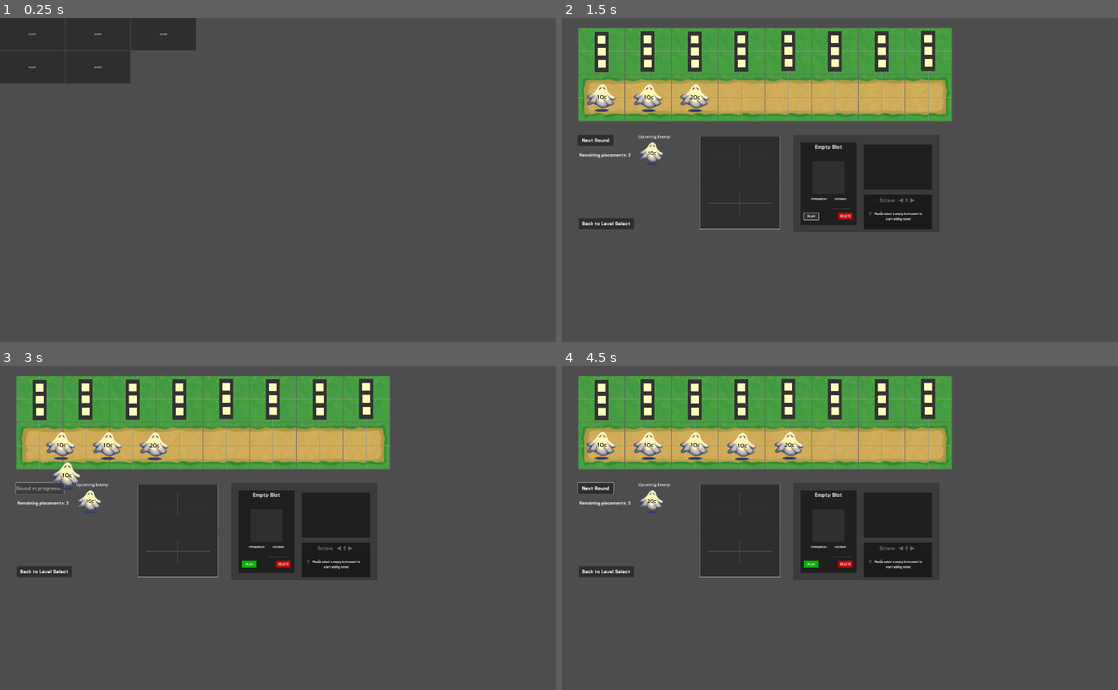
Above: before the commit, frames 1-4 (two rows, left to right).
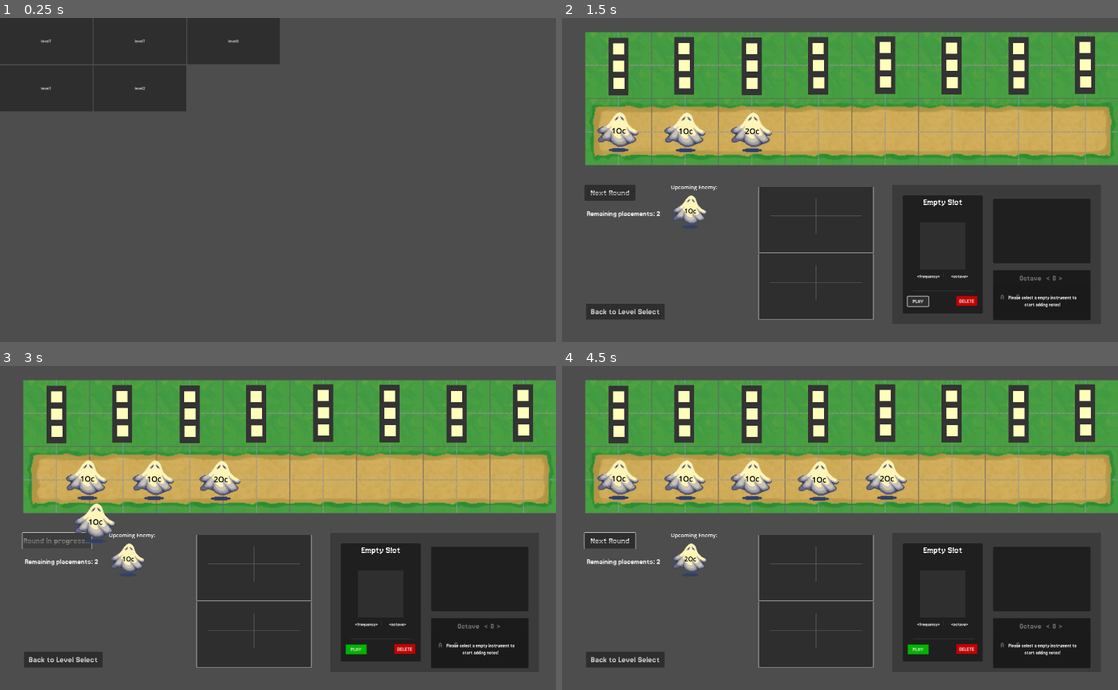
Above: after the commit, the same moments.

Repository: levyy7/Phantom-Frequencies
Game: Godot game, scene res://main_scene.tscn
Two runs of this game, one before a commit and one after it. Both use one fixed random seed, a clock stepped at 60 frames per second and the inputs below.
Inputs:
- Up to frame 1 (0.25 s): no input
- Up to frame 2 (1.5 s): click "level1" at 0.5 s; click "PLAY" at 1.25 s
- Up to frame 3 (3 s): click "PLAY" at 2 s; click "Next Round" at 2.75 s
- Up to frame 4 (4.5 s): click "Next Round" at 3.5 s; click "◀" (after the commit: "<") at 4.25 s

The runs differ from the first frame. In frame 1, 6.1% of the frame differs, in the area x 0-51%, y 0-29%; in frame 2, 58%; in frame 3, 59%; in frame 4, 59%, in the area x 2-100%, y 3-94%.

Commit message:
fix web export bugs

Diff:
--- a/project.godot
+++ b/project.godot
@@ -23,7 +23,7 @@
 
 window/size/viewport_width=2400
 window/size/viewport_height=1400
-window/stretch/scale=0.7
+window/stretch/mode="viewport"
 
 [global_group]
 
--- a/ui/TowerUI.tscn
+++ b/ui/TowerUI.tscn
@@ -178,7 +178,7 @@
 
 [node name="DownButton" type="Button" parent="PanelContainer/Panel/PanelContainer2/Tower Change Panel/OctaveContainer/OctaveControls"]
 layout_mode = 2
-text = "◀"
+text = "<"
 
 [node name="OctaveLabel" type="Label" parent="PanelContainer/Panel/PanelContainer2/Tower Change Panel/OctaveContainer/OctaveControls"]
 layout_mode = 2
@@ -188,7 +188,7 @@
 
 [node name="UpButton" type="Button" parent="PanelContainer/Panel/PanelContainer2/Tower Change Panel/OctaveContainer/OctaveControls"]
 layout_mode = 2
-text = "▶"
+text = ">"
 
 [node name="NoteButtonsContainer" type="Panel" parent="PanelContainer/Panel/PanelContainer2/Tower Change Panel"]
 layout_mode = 0
Not shown, changed: export_presets.cfg
Binary file added: public/index.apple-touch-icon.png
Not shown, added: public/index.apple-touch-icon.png.import
Binary file added: public/index.icon.png
Not shown, added: public/index.icon.png.import
Binary file added: public/index.png
Not shown, added: public/index.png.import
Not shown, added: public/index.audio.worklet.js
Not shown, added: public/index.console.exe
Not shown, added: public/index.exe
Not shown, added: public/index.html
Not shown, added: public/index.js
(and 2 more such lines)
